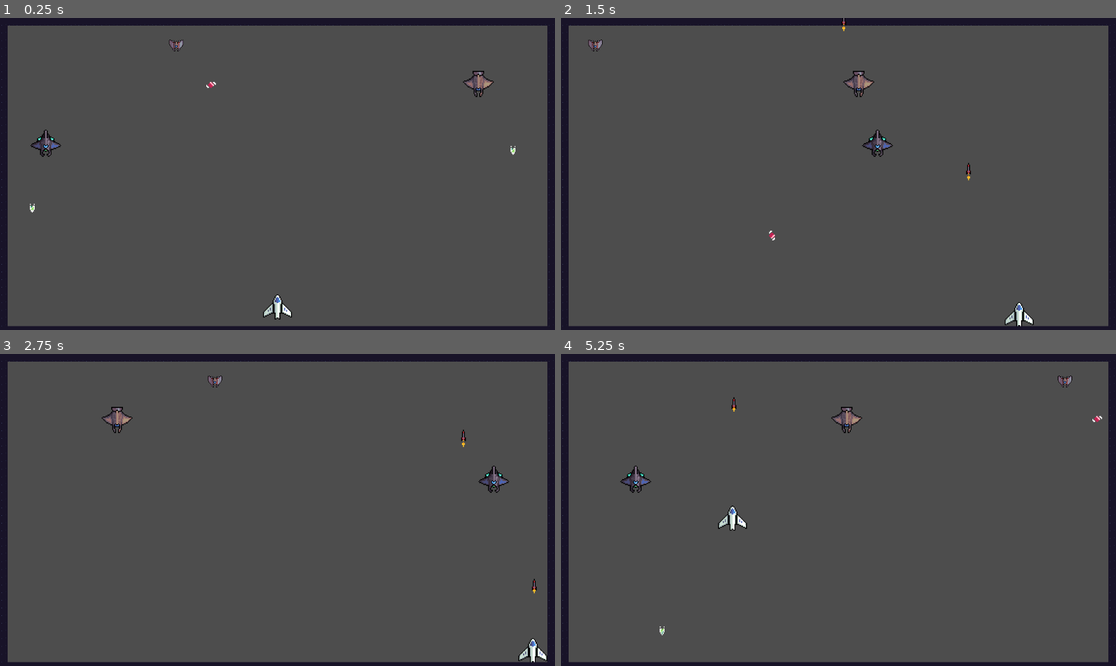
Above: before the commit, frames 1-4 (two rows, left to right).
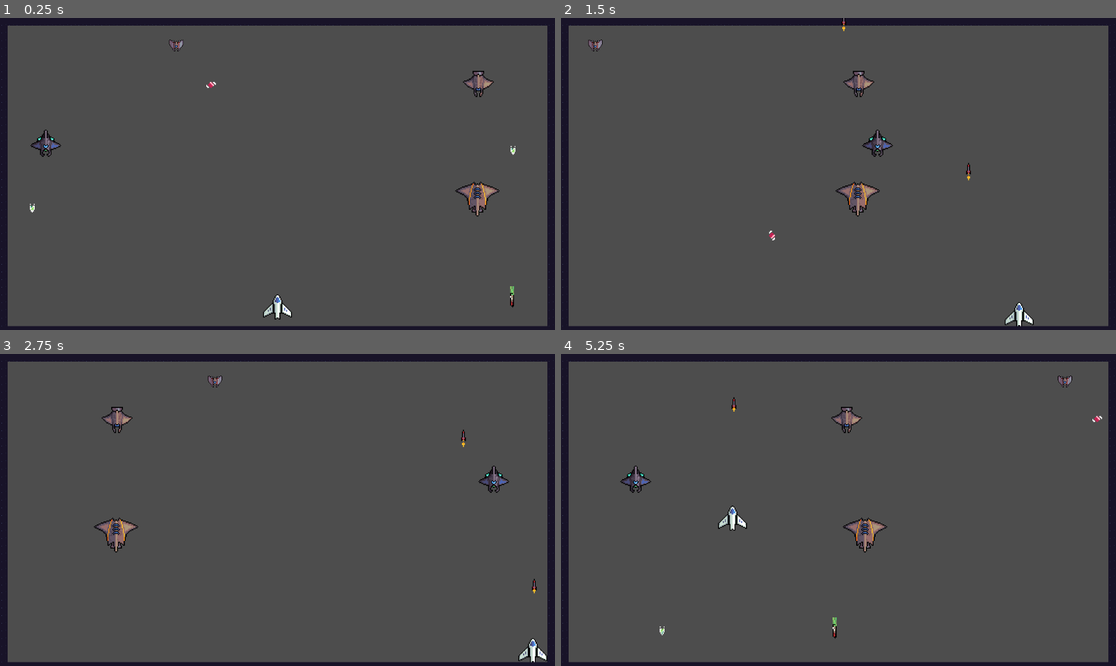
Above: after the commit, the same moments.

Repository: Darksoft-D/space-shooter
Game: Godot game, scene res://scenes/main.tscn
The game is run twice, just before and just after one commit, with the same random seed, the same clock (stepped at 60 frames per second) and the same inputs.
Inputs:
- Up to frame 1 (0.25 s): no input
- Up to frame 2 (1.5 s): hold D (move_right) 0.53-1.28 s; hold Space (shoot) 0.53-1.28 s; hold S (move_down) from 1.28 s (still down); tap Space (shoot) at 1.35 s
- Up to frame 3 (2.75 s): release S (move_down) at 2.03 s; hold D (move_right) from 2.03 s (still down); hold Space (shoot) from 2.03 s (still down)
- Up to frame 4 (5.25 s): release D (move_right) at 2.78 s; release Space (shoot) at 2.78 s; hold W (move_up) 2.78-3.53 s; tap Space (shoot) at 2.85, 4.35 s; hold Space (shoot) 3.53-4.28 s; hold A (move_left) 3.53-5.03 s; hold S (move_down) from 5.03 s (still down); hold Space (shoot) from 5.03 s (still down)

The runs differ from the first frame. In frame 1, 0.4% of the frame differs, in the area x 81-93%, y 52-93%; in frame 2, 0.3%; in frame 3, 0.3%; in frame 4, 0.4%, in the area x 48-59%, y 52-92%.

Commit message:
New Enemy Type - Frigate

Diff:
--- a/Enemies/enemy.tscn
+++ b/Enemies/enemy.tscn
@@ -1,12 +1,9 @@
-[gd_scene load_steps=6 format=3 uid="uid://sv4pucsn3cja"]
+[gd_scene load_steps=5 format=3 uid="uid://sv4pucsn3cja"]
 
 [ext_resource type="Script" path="res://Enemies/enemy.gd" id="1_hyw1o"]
 [ext_resource type="Texture2D" uid="uid://bek0au8itlc3i" path="res://assets/Foozle_2DS0014_Void_FleetPack_3/Foozle_2DS0014_Void_EnemyFleet_3/Nautolan/Designs - Base/PNGs/Nautolan Ship - Bomber - Base.png" id="1_rpacm"]
 [ext_resource type="PackedScene" uid="uid://bj7xa1134mjke" path="res://scenes/killzone.tscn" id="2_xnvg0"]
 [ext_resource type="PackedScene" uid="uid://dvi75pd2753wh" path="res://scenes/hurtbox.tscn" id="4_21k0e"]
-
-[sub_resource type="CircleShape2D" id="CircleShape2D_pbdh6"]
-radius = 7.51665
 
 [node name="Node2D" type="Node2D"]
 script = ExtResource("1_hyw1o")
@@ -32,8 +29,10 @@
 [node name="Hurtbox" parent="." instance=ExtResource("4_21k0e")]
 scale = Vector2(2, 2)
 
-[node name="CollisionShape2D" type="CollisionShape2D" parent="Hurtbox"]
-shape = SubResource("CircleShape2D_pbdh6")
+[node name="CollisionPolygon2D" type="CollisionPolygon2D" parent="Hurtbox"]
+rotation = 3.14159
+scale = Vector2(0.5, 0.5)
+polygon = PackedVector2Array(-15, 11, -11, 11, -9, 9, -9, 10, -4, 10, -4, 6, -2, 6, 0, 8, 2, 6, 4, 6, 4, 10, 9, 10, 11, 11, 15, 11, 15, 1, 8, -8, 8, -10, 5, -13, -5, -13, -8, -10, -8, -8, -15, 1)
 
 [node name="Muzzle" type="Marker2D" parent="."]
 position = Vector2(0, 22)
--- a/Enemies/fighter.tscn
+++ b/Enemies/fighter.tscn
@@ -1,12 +1,9 @@
-[gd_scene load_steps=6 format=3 uid="uid://c1hc4wtvynomr"]
+[gd_scene load_steps=5 format=3 uid="uid://c1hc4wtvynomr"]
 
 [ext_resource type="Script" path="res://Enemies/fighter.gd" id="1_40ght"]
 [ext_resource type="Texture2D" uid="uid://coqo8lcgwlmht" path="res://assets/Foozle_2DS0014_Void_FleetPack_3/Foozle_2DS0014_Void_EnemyFleet_3/Nautolan/Designs - Base/PNGs/Nautolan Ship - Fighter - Base.png" id="1_o41qr"]
 [ext_resource type="PackedScene" uid="uid://bj7xa1134mjke" path="res://scenes/killzone.tscn" id="2_3uupe"]
 [ext_resource type="PackedScene" uid="uid://dvi75pd2753wh" path="res://scenes/hurtbox.tscn" id="3_xbxdq"]
-
-[sub_resource type="CircleShape2D" id="CircleShape2D_3prx1"]
-radius = 13.0096
 
 [node name="Fighter" type="Node2D"]
 scale = Vector2(2, 2)
@@ -25,8 +22,9 @@
 
 [node name="Hurtbox" parent="." instance=ExtResource("3_xbxdq")]
 
-[node name="CollisionShape2D" type="CollisionShape2D" parent="Hurtbox"]
-shape = SubResource("CircleShape2D_3prx1")
+[node name="CollisionPolygon2D" type="CollisionPolygon2D" parent="Hurtbox"]
+rotation = -0.0261602
+polygon = PackedVector2Array(5.1319, 13.3665, 5.5, 7.5, 15.8667, 2.54919, 5.30627, -6.77078, -5, -7.5, -16.064, 0.444312, -6.48034, 7.08909, -6.84211, 12.5772)
 
 [node name="RayCastRight" type="RayCast2D" parent="."]
 target_position = Vector2(16, 0)
--- /dev/null
+++ b/Enemies/frigate.gd
@@ -0,0 +1,28 @@
+extends Node2D
+
+var speed = 300
+var is_shooting = false
+var direction = -1
+@onready var ray_cast_right: RayCast2D = $RayCastRight
+@onready var ray_cast_left: RayCast2D = $RayCastLeft
+@onready var muzzle: Marker2D = $Muzzle
+var rocket_enemy = preload("res://scenes/rocket_enemy.tscn")
+
+func _process(delta: float) -> void:
+	if !is_shooting:
+		is_shooting = true
+		bullet_instantiate()
+		await get_tree().create_timer(5.0).timeout
+		is_shooting = false
+
+	if ray_cast_right.is_colliding():
+		direction = -1
+	if ray_cast_left.is_colliding():
+		direction = 1
+	position.x += speed * delta * direction
+
+func bullet_instantiate():
+	Global.laser_shot.emit(rocket_enemy, muzzle.global_position)
+
+func _on_hurtbox_area_entered(area: Area2D) -> void:
+	queue_free()
--- /dev/null
+++ b/Enemies/frigate.tscn
@@ -0,0 +1,37 @@
+[gd_scene load_steps=5 format=3 uid="uid://cdm8eka5iogg"]
+
+[ext_resource type="Script" path="res://Enemies/frigate.gd" id="1_ep0dd"]
+[ext_resource type="Texture2D" uid="uid://5h7l7u7rn6wg" path="res://assets/Foozle_2DS0014_Void_FleetPack_3/Foozle_2DS0014_Void_EnemyFleet_3/Nautolan/Designs - Base/PNGs/Nautolan Ship - Frigate - Base.png" id="1_mpaeu"]
+[ext_resource type="PackedScene" uid="uid://bj7xa1134mjke" path="res://scenes/killzone.tscn" id="2_kbp6l"]
+[ext_resource type="PackedScene" uid="uid://dvi75pd2753wh" path="res://scenes/hurtbox.tscn" id="3_fsopi"]
+
+[node name="Frigate" type="Node2D"]
+position = Vector2(0, -2)
+scale = Vector2(2, 2)
+script = ExtResource("1_ep0dd")
+
+[node name="Sprite2D" type="Sprite2D" parent="."]
+texture = ExtResource("1_mpaeu")
+
+[node name="killzone" parent="." instance=ExtResource("2_kbp6l")]
+
+[node name="CollisionPolygon2D" type="CollisionPolygon2D" parent="killzone"]
+polygon = PackedVector2Array(-6, 11.5, 6, 11.5, 9, 9, 9, 4, 10, 4, 10, 0.5, 11, 0.5, 11, -3, 23, -10.5, 7, -18, -7, -18, -23, -10.5, -11, -3, -11, 0, -10, 0, -10, 4, -9, 4, -9, 9)
+
+[node name="Hurtbox" parent="." instance=ExtResource("3_fsopi")]
+
+[node name="CollisionPolygon2D" type="CollisionPolygon2D" parent="Hurtbox"]
+polygon = PackedVector2Array(-6, 11.5, 6, 11.5, 9, 9, 9, 4, 10, 4, 10, 0.5, 11, 0.5, 11, -3, 23, -10.5, 7, -18, -7, -18, -23, -10.5, -11, -3, -11, 0, -10, 0, -10, 4, -9, 4, -9, 9)
+
+[node name="RayCastRight" type="RayCast2D" parent="."]
+target_position = Vector2(24, 0)
+collision_mask = 32
+
+[node name="RayCastLeft" type="RayCast2D" parent="."]
+target_position = Vector2(-24, 0)
+collision_mask = 32
+
+[node name="Muzzle" type="Marker2D" parent="."]
+position = Vector2(0, 32)
+
+[connection signal="area_entered" from="Hurtbox" to="." method="_on_hurtbox_area_entered"]
--- a/Enemies/scout.tscn
+++ b/Enemies/scout.tscn
@@ -1,13 +1,9 @@
-[gd_scene load_steps=6 format=3 uid="uid://cfv06lhek2lro"]
+[gd_scene load_steps=5 format=3 uid="uid://cfv06lhek2lro"]
 
 [ext_resource type="PackedScene" uid="uid://bj7xa1134mjke" path="res://scenes/killzone.tscn" id="1_dm8qm"]
 [ext_resource type="Script" path="res://Enemies/scout.gd" id="1_lq7qv"]
 [ext_resource type="PackedScene" uid="uid://dvi75pd2753wh" path="res://scenes/hurtbox.tscn" id="2_gnfkd"]
 [ext_resource type="Texture2D" uid="uid://dpjm25qp6h8a5" path="res://assets/Foozle_2DS0014_Void_FleetPack_3/Foozle_2DS0014_Void_EnemyFleet_3/Nautolan/Designs - Base/PNGs/Nautolan Ship - Scout - Base.png" id="3_i83in"]
-
-[sub_resource type="CapsuleShape2D" id="CapsuleShape2D_23doa"]
-radius = 31.0
-height = 62.0
 
 [node name="Scout" type="Node2D"]
 script = ExtResource("1_lq7qv")
@@ -24,10 +20,8 @@
 
 [node name="Hurtbox" parent="." instance=ExtResource("2_gnfkd")]
 
-[node name="CollisionShape2D" type="CollisionShape2D" parent="Hurtbox"]
-position = Vector2(1, -6)
-scale = Vector2(1, 0.84)
-shape = SubResource("CapsuleShape2D_23doa")
+[node name="CollisionPolygon2D" type="CollisionPolygon2D" parent="Hurtbox"]
+polygon = PackedVector2Array(12, 6, 32, -3, 18, -12, 18, -18, 9, -22, -12, -22, -18, -18, -18, -13, -32, -3, -16, 6)
 
 [node name="RayCastRight" type="RayCast2D" parent="."]
 target_position = Vector2(16, 0)
--- a/scenes/main.tscn
+++ b/scenes/main.tscn
@@ -6,6 +6,7 @@
 [ext_resource type="PackedScene" uid="uid://sv4pucsn3cja" path="res://Enemies/enemy.tscn" id="3_8phst"]
 [ext_resource type="PackedScene" uid="uid://c1hc4wtvynomr" path="res://Enemies/fighter.tscn" id="5_o8ig1"]
 [ext_resource type="PackedScene" uid="uid://cfv06lhek2lro" path="res://Enemies/scout.tscn" id="6_dw4in"]
+[ext_resource type="PackedScene" uid="uid://cdm8eka5iogg" path="res://Enemies/frigate.tscn" id="7_gk3y2"]
 
 [sub_resource type="TileSetAtlasSource" id="TileSetAtlasSource_kotrn"]
 texture = ExtResource("2_qqmgu")
@@ -184,3 +185,6 @@
 
 [node name="Scout" parent="." instance=ExtResource("6_dw4in")]
 position = Vector2(65, 268)
+
+[node name="Frigate" parent="." instance=ExtResource("7_gk3y2")]
+position = Vector2(1061, 380)
--- /dev/null
+++ b/scenes/rocket_enemy.gd
@@ -0,0 +1,17 @@
+extends Area2D
+
+@onready var anim: AnimatedSprite2D = $AnimatedSprite2D
+
+var speed = 600
+
+func _ready() -> void:
+	anim.play("default")
+
+func _physics_process(delta: float) -> void:
+	global_position.y += speed * delta
+
+func _on_visible_on_screen_notifier_2d_screen_exited() -> void:
+	queue_free()
+
+func _on_body_entered(body: Node2D) -> void:
+	body.queue_free()
--- /dev/null
+++ b/scenes/rocket_enemy.tscn
@@ -0,0 +1,81 @@
+[gd_scene load_steps=11 format=3 uid="uid://dck584qsjxdeo"]
+
+[ext_resource type="Texture2D" uid="uid://cm6008l2upli" path="res://assets/Foozle_2DS0014_Void_FleetPack_3/Foozle_2DS0014_Void_EnemyFleet_3/Nautolan/Weapon Effects - Projectiles/PNGs/Nautolan - Rocket.png" id="1_1q55b"]
+[ext_resource type="Script" path="res://scenes/rocket_enemy.gd" id="1_pmsvl"]
+
+[sub_resource type="AtlasTexture" id="AtlasTexture_21sct"]
+atlas = ExtResource("1_1q55b")
+region = Rect2(0, 0, 16, 32)
+
+[sub_resource type="AtlasTexture" id="AtlasTexture_so8j7"]
+atlas = ExtResource("1_1q55b")
+region = Rect2(16, 0, 16, 32)
+
+[sub_resource type="AtlasTexture" id="AtlasTexture_ogfb1"]
+atlas = ExtResource("1_1q55b")
+region = Rect2(32, 0, 16, 32)
+
+[sub_resource type="AtlasTexture" id="AtlasTexture_oc5r2"]
+atlas = ExtResource("1_1q55b")
+region = Rect2(48, 0, 16, 32)
+
+[sub_resource type="AtlasTexture" id="AtlasTexture_lpo7n"]
+atlas = ExtResource("1_1q55b")
+region = Rect2(64, 0, 16, 32)
+
+[sub_resource type="AtlasTexture" id="AtlasTexture_ebo2v"]
+atlas = ExtResource("1_1q55b")
+region = Rect2(80, 0, 16, 32)
+
+[sub_resource type="SpriteFrames" id="SpriteFrames_p8elj"]
+animations = [{
+"frames": [{
+"duration": 1.0,
+"texture": SubResource("AtlasTexture_21sct")
+}, {
+"duration": 1.0,
+"texture": SubResource("AtlasTexture_so8j7")
+}, {
+"duration": 1.0,
+"texture": SubResource("AtlasTexture_ogfb1")
+}, {
+"duration": 1.0,
+"texture": SubResource("AtlasTexture_oc5r2")
+}, {
+"duration": 1.0,
+"texture": SubResource("AtlasTexture_lpo7n")
+}, {
+"duration": 1.0,
+"texture": SubResource("AtlasTexture_ebo2v")
+}],
+"loop": true,
+"name": &"default",
+"speed": 5.0
+}]
+
+[sub_resource type="CapsuleShape2D" id="CapsuleShape2D_fjxmr"]
+radius = 2.0
+height = 21.0
+
+[node name="Rocket_Enemy" type="Area2D"]
+scale = Vector2(2, 2)
+collision_layer = 4
+collision_mask = 3
+script = ExtResource("1_pmsvl")
+
+[node name="AnimatedSprite2D" type="AnimatedSprite2D" parent="."]
+sprite_frames = SubResource("SpriteFrames_p8elj")
+autoplay = "default"
+frame = 4
+frame_progress = 0.819997
+flip_v = true
+
+[node name="CollisionShape2D" type="CollisionShape2D" parent="."]
+position = Vector2(0, 4)
+shape = SubResource("CapsuleShape2D_fjxmr")
+
+[node name="VisibleOnScreenNotifier2D" type="VisibleOnScreenNotifier2D" parent="."]
+position = Vector2(0, -37)
+
+[connection signal="body_entered" from="." to="." method="_on_body_entered"]
+[connection signal="screen_exited" from="VisibleOnScreenNotifier2D" to="." method="_on_visible_on_screen_notifier_2d_screen_exited"]
Not shown: 1 places in scenes/main.tscn that only renumber resources
